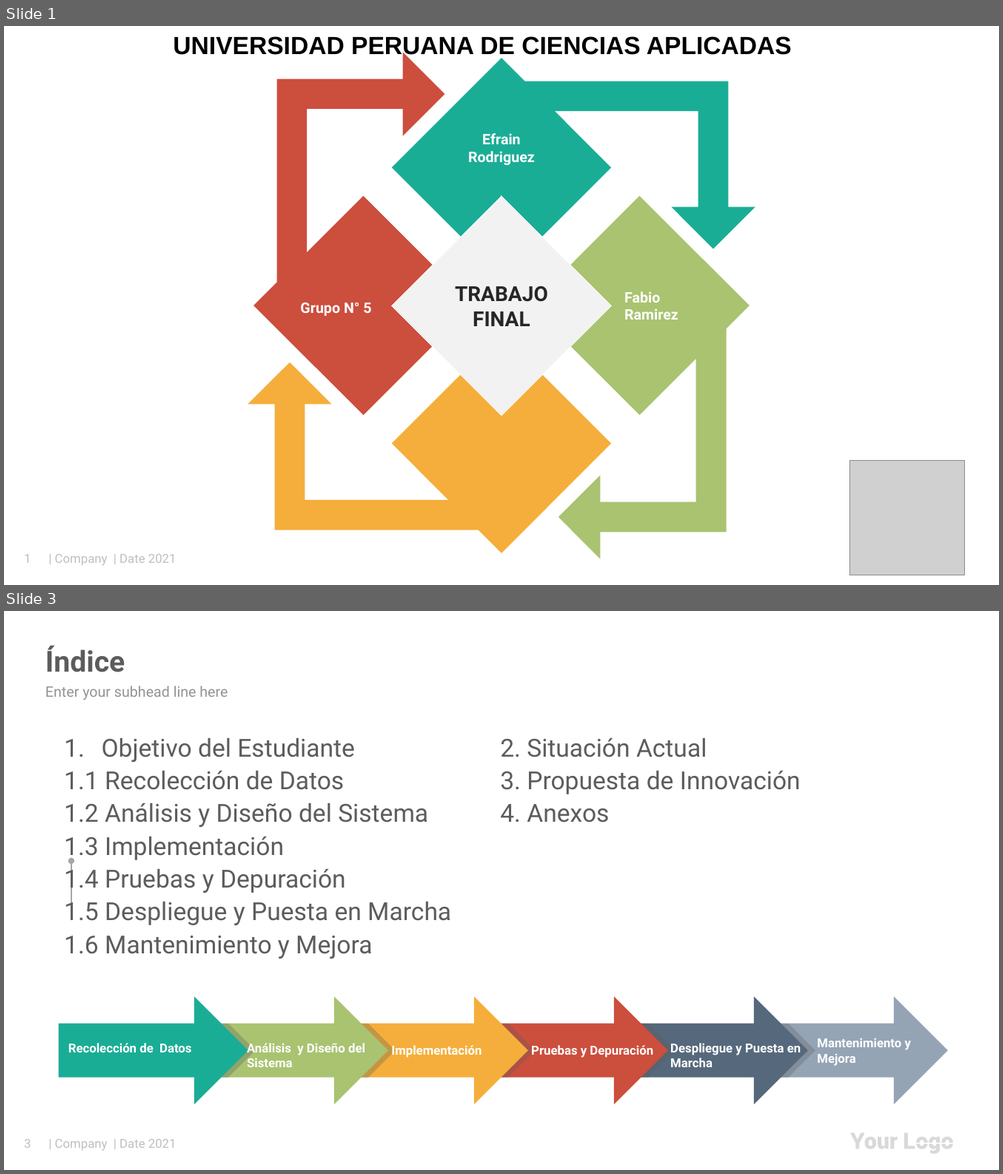
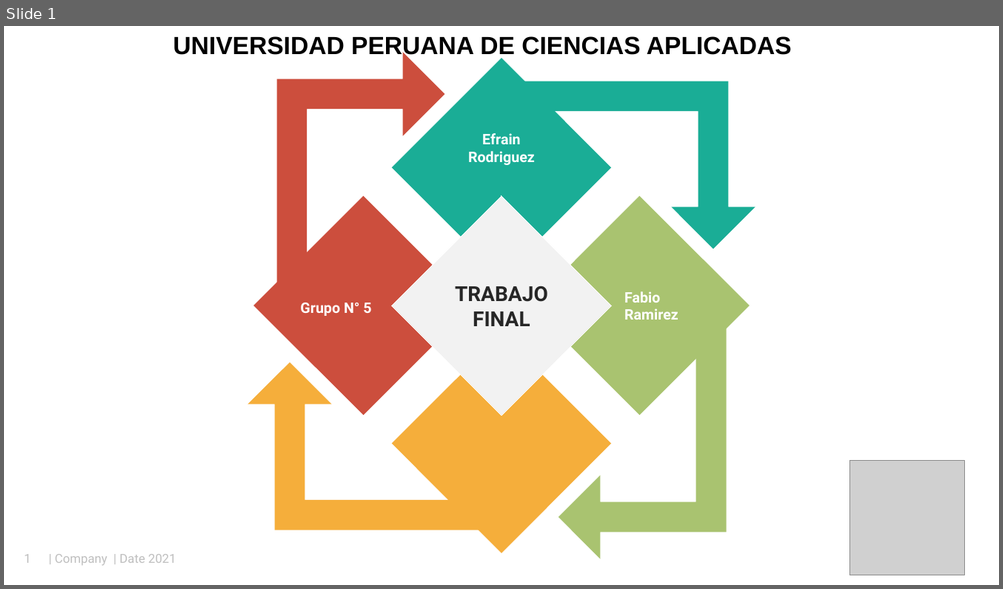
Before and after one commit to efrainrodriguez5/upc2023, a slide deck: Power Point/Trabajo Final - Fundamentos de Programación v2.pptx. Shown one above the other, each under a label of ours: slides 1 and 3 before the commit, slide 1 after it; the slides between them are not shown. The pictures are 1003x1174 and 1003x589 pixels, drawn with LibreOffice and Linux fonts; fonts in the diff are those of the drawing; grey boxes stand for pictures. Boxes give left, top, right and bottom in pixels: in the first picture for what was removed or moved away, otherwise in the second. Text is boxed around its words. In the diff, an @@ line names an element or a change of style, - is before the commit and + after.

```diff
--- a/Power Point/Trabajo Final - Fundamentos de Programación v2.pptx
+++ b/Power Point/Trabajo Final - Fundamentos de Programación v2.pptx
@@ slide 3 removed at [4, 611, 999, 1170], background #FFFFFF; not listed: 3 template elements that a slide beside it also shows @@
@@ title removed at [45, 645, 125, 672] @@
-Índice
@@ text removed at [45, 686, 227, 700] @@
-Enter your subhead line here
@@ text removed at [64, 738, 451, 959] @@
-1. Objetivo del Estudiante
-1.1 Recolección de Datos
-1.2 Análisis y Diseño del Sistema
-1.3 Implementación
-1.4 Pruebas y Depuración
-1.5 Despliegue y Puesta en Marcha
-1.6 Mantenimiento y Mejora
-2. Situación Actual
-3. Propuesta de Innovación
-4. Anexos
@@ arrow removed from (71, 903) to (71, 861) @@
@@ text removed at [298, 936, 345, 937] @@
-SWOT Analysis
@@ group removed at [59, 997, 948, 1105]: 6 right arrows, 5 freeform shapes @@
@@ text removed at [68, 1043, 191, 1053] @@
-Recolección de Datos
@@ text removed at [247, 1043, 365, 1068] @@
-Análisis y Diseño del Sistema
@@ text removed at [391, 1045, 481, 1058] @@
-Implementación
@@ text removed at [531, 1045, 653, 1058] @@
-Pruebas y Depuración
@@ text removed at [670, 1042, 800, 1068] @@
-Despliegue y Puesta en Marcha
@@ text removed at [817, 1039, 910, 1066] @@
-Mantenimiento y Mejora
```
Also in this commit, not shown: 12 slides changed, 4 other slides removed, 1 other file.
